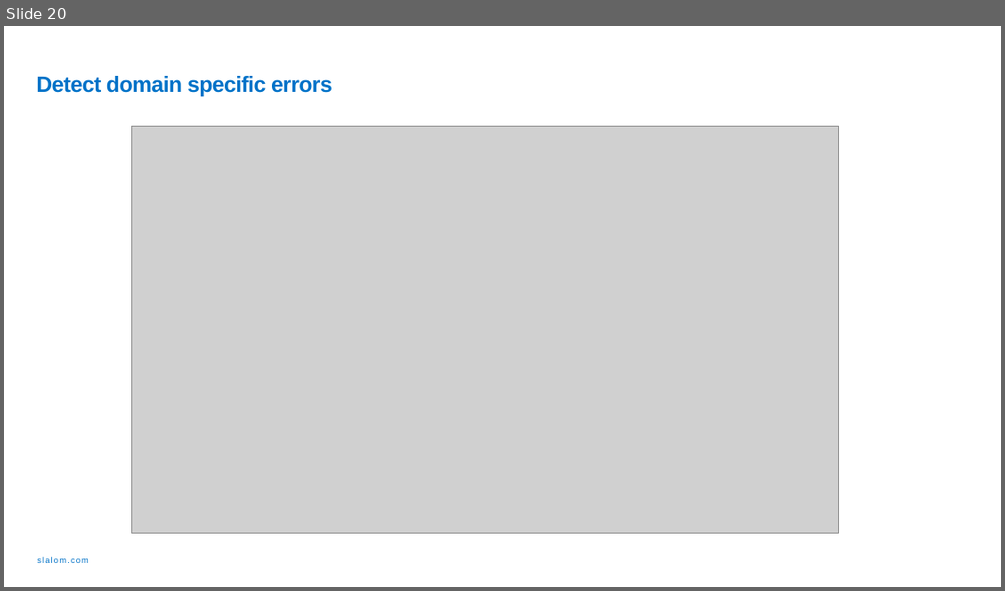
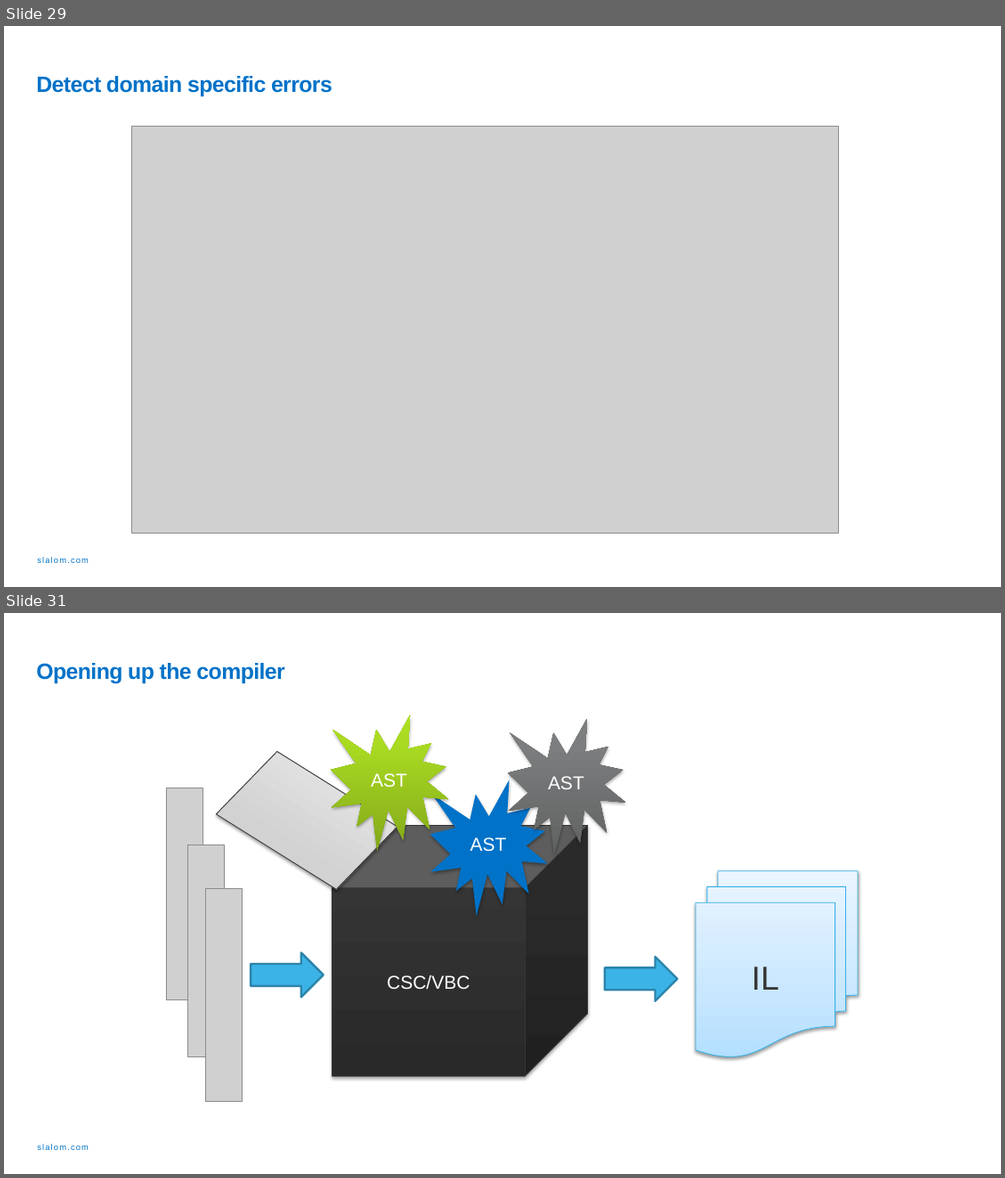
Before and after one commit to jwooley/RoslynLabs, a slide deck: RoslynStaticAnalyzerWorkshop.pptx. Shown one above the other, each under a label of ours: slide 20 before the commit, slides 29 and 31 after it; the slides between them are not shown. The pictures are 1005x591 and 1005x1178 pixels, drawn with LibreOffice and Linux fonts; fonts in the diff are those of the drawing; grey boxes stand for pictures. Boxes give left, top, right and bottom in pixels: in the first picture for what was removed or moved away, otherwise in the second. Text is boxed around its words. In the diff, an @@ line names an element or a change of style, - is before the commit and + after.

```diff
--- a/RoslynStaticAnalyzerWorkshop.pptx
+++ b/RoslynStaticAnalyzerWorkshop.pptx
@@ slide 31 added at bbox=[4, 613, 1001, 1174], background #FFFFFF; not listed: 1 template element that a slide beside it also shows @@
@@ title added at bbox=[36, 663, 284, 684], 21.3 pt, text #0072C8, bold @@
+Opening up the compiler
@@ irregular seal added at bbox=[331, 715, 448, 852], fill gradient #84AA1A to #ABDC22 to #AEE11E, 18 pt, text #FFFFFF @@
+AST
@@ irregular seal added at bbox=[508, 718, 625, 854], fill gradient #606162 to #7D7E7F to #7D7F80, 18 pt, text #FFFFFF @@
+AST
@@ parallelogram added at bbox=[217, 741, 397, 899], fill gradient #BFBFBF to #D2D2D2 to #EEEEEE, outline #363636 0.75 pt @@
@@ picture added at bbox=[166, 787, 202, 999] @@
@@ irregular seal added at bbox=[430, 779, 548, 916], fill #0072C8, 18 pt, text #FFFFFF @@
+AST
@@ cube added at bbox=[332, 826, 588, 1077], fill gradient #292929 to #353535 to #363636, outline #363636 0.75 pt, 18 pt, text #FFFFFF @@
+CSC/VBC
@@ picture added at bbox=[187, 844, 224, 1056] @@
@@ flow chart multidocument added at bbox=[696, 871, 858, 1057], fill gradient #B4DFFF to #CAE8FF to #EBF6FF, outline #36B1E6 0.75 pt, 32 pt, text #373737 @@
+IL
@@ picture added at bbox=[206, 889, 243, 1102] @@
@@ flow chart internal storage added at bbox=[469, 898, 563, 1025], fill gradient #B4DFFF to #CAE8FF to #EBF6FF, outline #36B1E6 0.75 pt @@
@@ right arrow added at bbox=[251, 952, 324, 997], fill #3CB3E7, outline #2C84AB 2 pt @@
@@ right arrow added at bbox=[605, 957, 677, 1000], fill #3CB3E7, outline #2C84AB 2 pt @@
@@ what was slide 20 is now slide 29 @@
```
Also in this commit, not shown: 11 slides changed, 12 other slides added, 1 other file.
